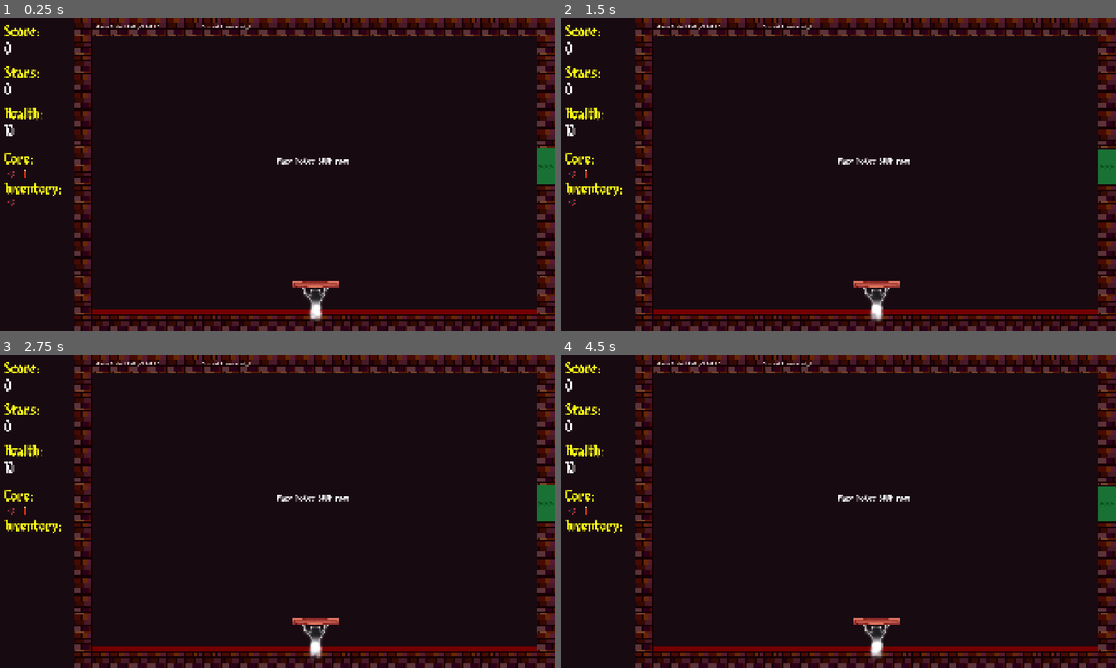
Above: before the commit, frames 1-4 (two rows, left to right).
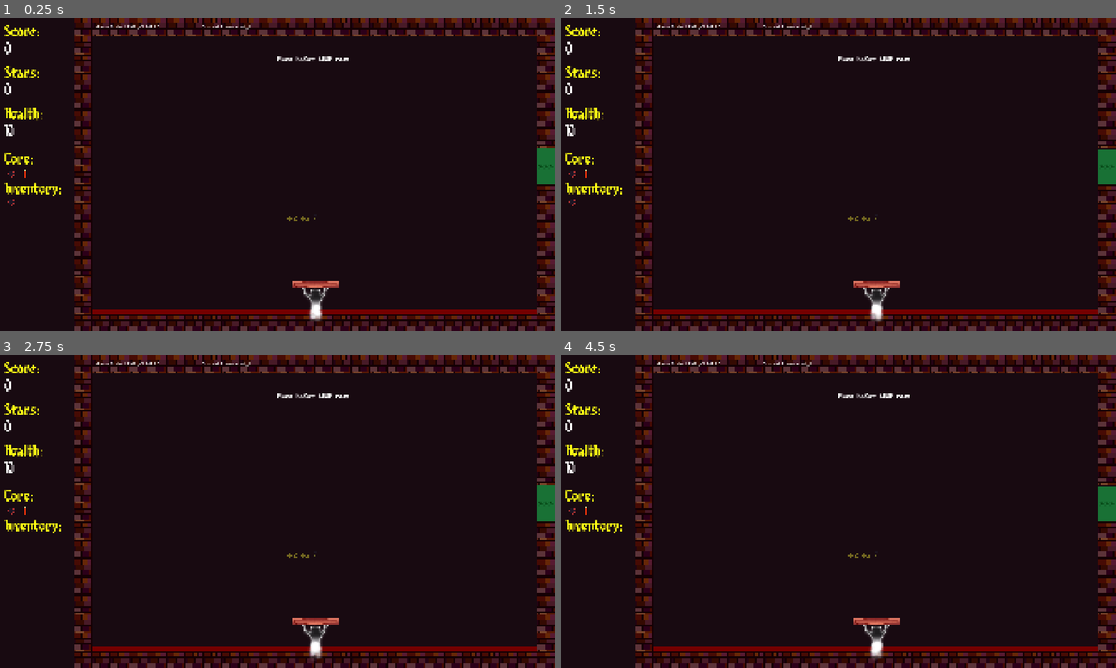
Above: after the commit, the same moments.

Repository: lostpoet999/escape_to_marty
Game: Godot game, scene res://scenes_and_scripts/levels/common_rooms/shop_1.tscn
The game is run twice, just before and just after one commit, with the same random seed, the same clock (stepped at 60 frames per second) and the same inputs. This scene is started directly instead of the project's main scene. Sound files missing from this copy of the repository are replaced by a short silence.
Inputs (mouse positions are in pixels of both pictures, inside the frame that each line leads up to):
- Up to frame 1 (0.25 s): no input
- Up to frame 2 (1.5 s): click (572, 174) at 0.52 s; click (583, 174) at 1.27 s
- Up to frame 3 (2.75 s): click (11, 539) at 2.02 s
- Up to frame 4 (4.5 s): click (572, 511) at 2.77 s; click (583, 511) at 3.52 s; click (572, 511) at 4.27 s

The runs differ from the first frame. In frame 1, 0.3% of the frame differs, in the area x 49-63%, y 12-65%; in frame 2, 0.3%; in frame 3, 0.3%; in frame 4, 0.3%.

Commit message:
feat: basic shop functionality (wip)
todo: make it so shop and item rooms don't respawn

Diff:
--- a/scenes_and_scripts/db_panel/db_panel.gd
+++ b/scenes_and_scripts/db_panel/db_panel.gd
@@ -39,6 +39,7 @@
 	if event.is_action_pressed("toggle_debug_panel"):
 		if visible:
 			hide()
+			Signalbus.db_panel_closed.emit()
 			GameManager.change_state(old_state)
 		else:
 			old_state = GameManager.current_state
--- /dev/null
+++ b/scenes_and_scripts/item_spawning/shop_grid.gd
@@ -0,0 +1,43 @@
+class_name ShopGrid extends GridContainer
+@onready var shop_grid: GridContainer = $"."
+
+
+# Called when the node enters the scene tree for the first time.
+func _ready() -> void:
+	populate_shop_panel()
+	Signalbus.db_panel_closed.connect(populate_shop_panel)
+
+func clear_shop_btns():
+	for btn in shop_grid.get_children():
+		btn.queue_free()
+
+func get_icon_for_item(item: Variant) -> Texture2D:
+	if "inventory_icon" in item:
+		if item.inventory_icon:
+			return item.inventory_icon
+	return PlayerData.inventory.PLACEHOLDER_TEX
+
+func make_item_button(item: BaseItem)-> Button:
+	var icon: Texture2D = get_icon_for_item(item)
+	var button: Button = Button.new()
+	button.icon = icon
+	button.tooltip_text = item.powerup_name
+	button.set_meta(&"Item", item) ## store the variant
+
+	button.flat = true ## change me if you decide to use a theme
+
+	button.pressed.connect(buy_item.bind(item,button))
+	return button
+
+func buy_item(item, button):
+	PlayerData.inventory.add_item(item)
+	button.queue_free()
+
+
+func populate_shop_panel()->void:
+	clear_shop_btns()
+	for i:int in GameManager.floor_data.shop_items:
+		var item = ItemSpawner.pick_random_item()
+		var btn: Button = make_item_button(item)
+		if item.cost > PlayerData.stars_collected: btn.disabled = true
+		shop_grid.add_child(btn)
--- /dev/null
+++ b/scenes_and_scripts/item_spawning/shop_grid.tscn
@@ -0,0 +1,19 @@
+[gd_scene format=3 uid="uid://uvsmq53yomry"]
+
+[ext_resource type="Script" uid="uid://d17gwgcn8lfjd" path="res://scenes_and_scripts/item_spawning/shop_grid.gd" id="1_f4q4a"]
+
+[node name="ShopGrid" type="GridContainer" unique_id=1965214833]
+anchors_preset = 8
+anchor_left = 0.5
+anchor_top = 0.5
+anchor_right = 0.5
+anchor_bottom = 0.5
+offset_top = 132.0
+offset_right = 384.0
+offset_bottom = 172.0
+grow_horizontal = 2
+grow_vertical = 2
+size_flags_horizontal = 4
+size_flags_vertical = 4
+columns = 3
+script = ExtResource("1_f4q4a")
--- a/scenes_and_scripts/levels/common_rooms/shop_1.tscn
+++ b/scenes_and_scripts/levels/common_rooms/shop_1.tscn
@@ -1,6 +1,7 @@
 [gd_scene format=3 uid="uid://bwuoolbwt8v67"]
 
 [ext_resource type="PackedScene" uid="uid://bea1h3570swpu" path="res://scenes_and_scripts/levels/room_base.tscn" id="1_os7iy"]
+[ext_resource type="PackedScene" uid="uid://uvsmq53yomry" path="res://scenes_and_scripts/item_spawning/shop_grid.tscn" id="2_2jxpp"]
 [ext_resource type="FontFile" uid="uid://c1its5lmhd4kg" path="res://label_settings_and_fonts/fonts/8bitlim.ttf" id="2_fdn02"]
 
 [sub_resource type="LabelSettings" id="LabelSettings_oufug"]
@@ -9,12 +10,19 @@
 
 [node name="common_room" unique_id=565861230 instance=ExtResource("1_os7iy")]
 
+[node name="GridContainer" parent="UI Popup Menus" parent_id_path=PackedInt32Array(927849858) index="3" unique_id=1965214833 instance=ExtResource("2_2jxpp")]
+offset_left = 32.0
+offset_right = 352.0
+
 [node name="Label" type="Label" parent="PlayArea" parent_id_path=PackedInt32Array(87831636) index="3" unique_id=2097916128]
 layout_mode = 0
 offset_left = 679.0
-offset_top = 480.0
+offset_top = 128.0
 offset_right = 935.0
-offset_bottom = 512.0
+offset_bottom = 160.0
 text = "Place holder SHOP room"
 label_settings = SubResource("LabelSettings_oufug")
 autowrap_mode = 3
+
+[node name="Background" parent="PlayArea" parent_id_path=PackedInt32Array(87831636) index="4" unique_id=306947289]
+metadata/_edit_lock_ = true
--- a/scenes_and_scripts/levels/floor_1_the_lighthouse/floor_1_layout.tres
+++ b/scenes_and_scripts/levels/floor_1_the_lighthouse/floor_1_layout.tres
@@ -153,6 +153,7 @@
 script = ExtResource("2_j7weq")
 spawn_weight = SubResource("Resource_rtyfa")
 free_item_max = 3
+shop_items = 3
 seal_difficulty_rates = SubResource("Resource_d5n1e")
 seal_phase_pool = Array[ExtResource("13_rtyfa")]([SubResource("Resource_mwylx")])
 seal_health_phase = SubResource("Resource_74xxy")
--- a/scenes_and_scripts/levels/floor_data.gd
+++ b/scenes_and_scripts/levels/floor_data.gd
@@ -3,6 +3,7 @@
 @export_category("Item Spawn Rates:")
 @export var spawn_weight: SpawnWeights
 @export var free_item_max: int
+@export var shop_items: int
 
 @export_category("Seal Config for Floor:")
 @export var seal_difficulty_rates: SealDifficulty
--- a/scenes_and_scripts/powerups_and_effects/ball_powerups/+3 test.tres
+++ b/scenes_and_scripts/powerups_and_effects/ball_powerups/+3 test.tres
@@ -9,4 +9,5 @@
 global_damage_multi = 1.0
 powerup_name = "+3 Test"
 rarity = 3
+cost = 5
 metadata/_custom_type_script = "uid://bryv4msdad7wu"
--- a/scenes_and_scripts/powerups_and_effects/ball_powerups/2x_damage..tres
+++ b/scenes_and_scripts/powerups_and_effects/ball_powerups/2x_damage..tres
@@ -11,4 +11,5 @@
 powerup_name = "2x Damage"
 rarity = 2
 inventory_icon = ExtResource("2_omxlg")
+cost = 5
 metadata/_custom_type_script = "uid://bryv4msdad7wu"
--- a/scenes_and_scripts/powerups_and_effects/ball_powerups/plus_two_dmg.tres
+++ b/scenes_and_scripts/powerups_and_effects/ball_powerups/plus_two_dmg.tres
@@ -10,4 +10,5 @@
 global_damage_multi = 1.0
 powerup_name = "+2 Damage"
 inventory_icon = ExtResource("2_c8gw7")
+cost = 5
 metadata/_custom_type_script = "uid://bryv4msdad7wu"
--- a/scenes_and_scripts/powerups_and_effects/base_item.gd
+++ b/scenes_and_scripts/powerups_and_effects/base_item.gd
@@ -11,3 +11,4 @@
 @export var rarity: RarityType
 @export var min_floor: int
 @export var inventory_icon: Texture2D
+@export var cost: int
--- a/scenes_and_scripts/powerups_and_effects/paddle_active_powerups/paddle_active_test.tres
+++ b/scenes_and_scripts/powerups_and_effects/paddle_active_powerups/paddle_active_test.tres
@@ -14,4 +14,5 @@
 powerup_name = "Spirit Shot"
 rarity = 1
 inventory_icon = ExtResource("1_bqolx")
+cost = 5
 metadata/_custom_type_script = "uid://0q4ogral5cxt"
--- a/scenes_and_scripts/powerups_and_effects/paddle_active_powerups/paddle_shot2.tres
+++ b/scenes_and_scripts/powerups_and_effects/paddle_active_powerups/paddle_shot2.tres
@@ -14,4 +14,5 @@
 powerup_name = "Spirit Shot"
 rarity = 1
 inventory_icon = ExtResource("1_omwp3")
+cost = 5
 metadata/_custom_type_script = "uid://0q4ogral5cxt"
--- a/scenes_and_scripts/powerups_and_effects/paddle_powerups/paddle_lenght_up_1.tres
+++ b/scenes_and_scripts/powerups_and_effects/paddle_powerups/paddle_lenght_up_1.tres
@@ -6,4 +6,5 @@
 script = ExtResource("1_cnyl7")
 paddle_lenghth_mod = 1.2
 powerup_name = "Paddle Extender 1"
+cost = 5
 metadata/_custom_type_script = "uid://b81b3hhkeuin4"
--- a/scenes_and_scripts/singletons/signalbus.gd
+++ b/scenes_and_scripts/singletons/signalbus.gd
@@ -36,6 +36,10 @@
 ##connectts: paddle.gd
 @warning_ignore("unused_signal")
 signal game_state_special_room
+
+##emits: db_panel.gd
+##connect shop_grid.gd
+signal db_panel_closed
 
 ## =============================================================================
 ## LEVEL/GAMEPLAY SIGNALS
Not shown, added: scenes_and_scripts/item_spawning/shop_grid.gd.uid
Not shown, changed: documents/story.md
